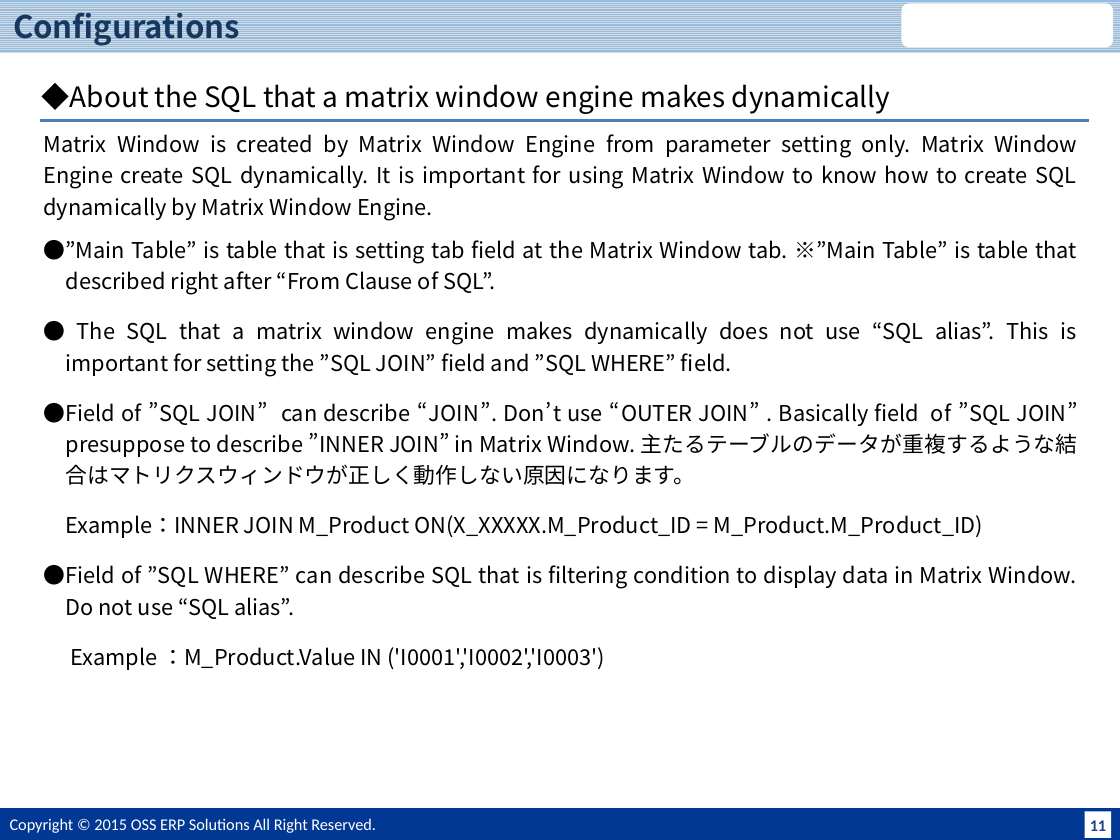
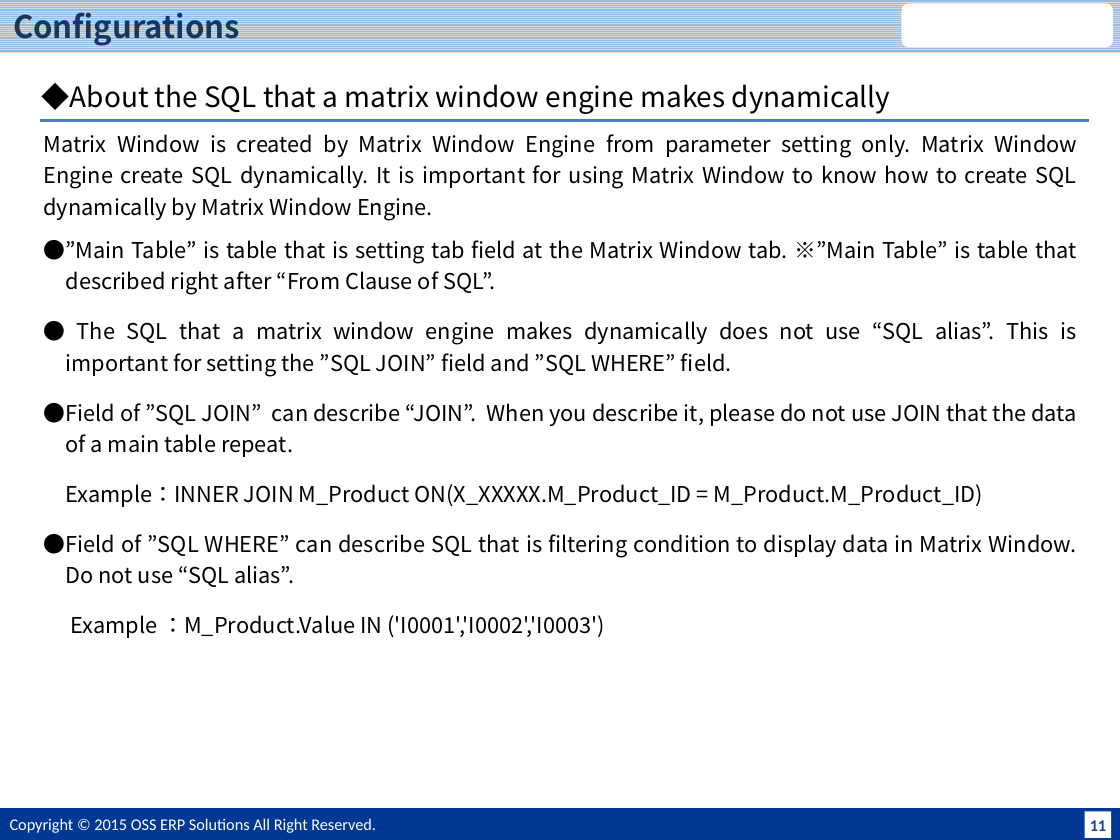
Before and after one commit to JPiere/jpiere.plugin.webui.matrixwindow, a slide deck: slide 12 of Doc/JPIERE-0098_MatrixWindow.pptx. Drawn at 1120x840 pixels with LibreOffice and Linux fonts; fonts in the diff are those of the drawing; background and template pictures are left out. Boxes give left, top, right and bottom in pixels: in the first picture for what was removed or moved away, otherwise in the second. Text is boxed around its words. In the diff, an @@ line names an element or a change of style, - is before the commit and + after.

```diff
--- a/Doc/JPIERE-0098_MatrixWindow.pptx
+++ b/Doc/JPIERE-0098_MatrixWindow.pptx
@@ text at (44,403,1076,457): text changed @@
-●Field of ”SQL JOIN” can describe “JOIN”. Don’t use “OUTER JOIN” . Basically field of ”SQL JOIN” presuppose to describe ”INNER JOIN” in Matrix Window. 主たるテーブルのデータが重複するような結合はマトリクスウィンドウが正しく動作しない原因になります。
+●Field of ”SQL JOIN” can describe “JOIN”. When you describe it, please do not use JOIN that the data of a main table repeat.
```
Also in this commit, not shown: 1 other file.
